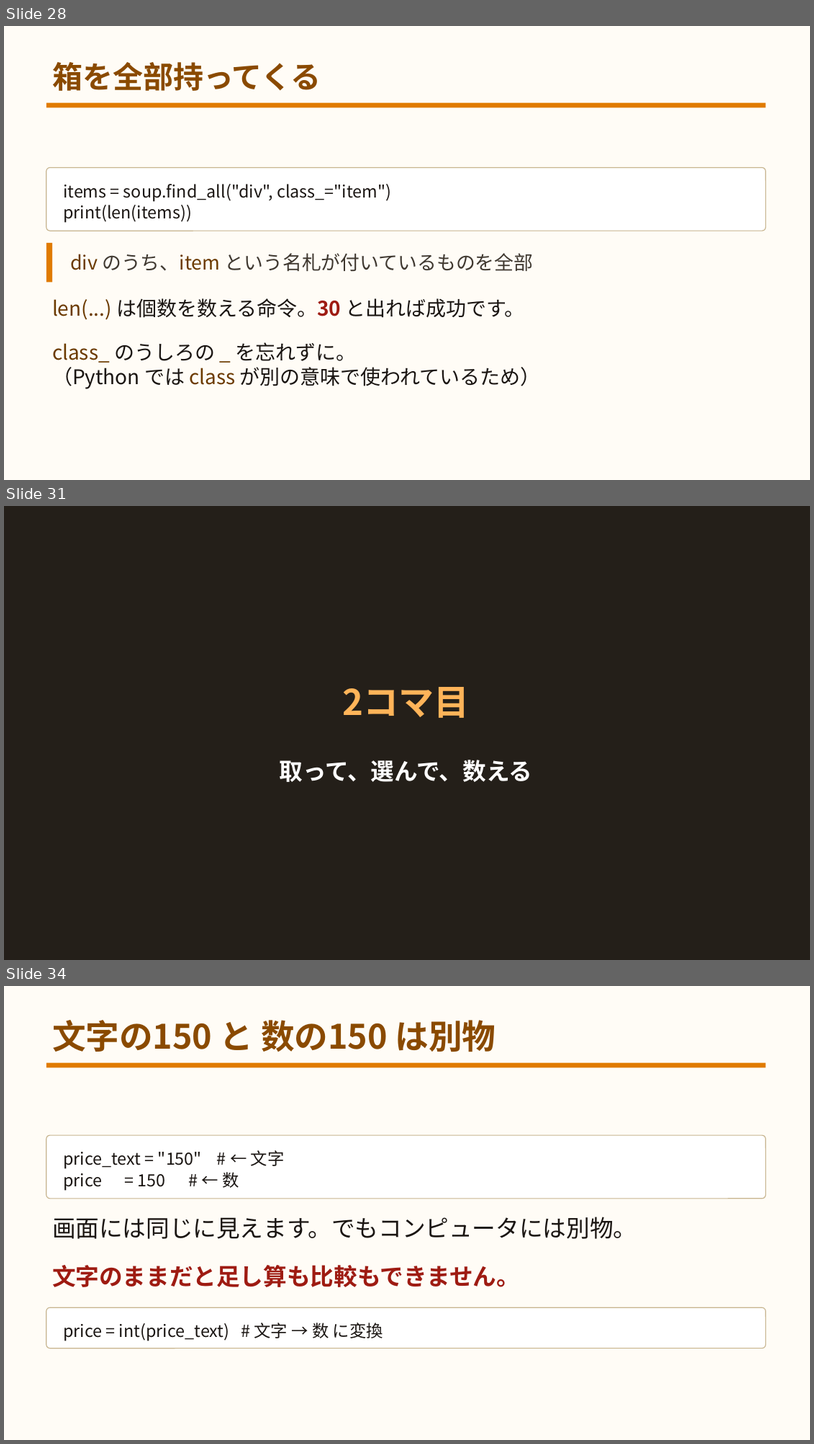
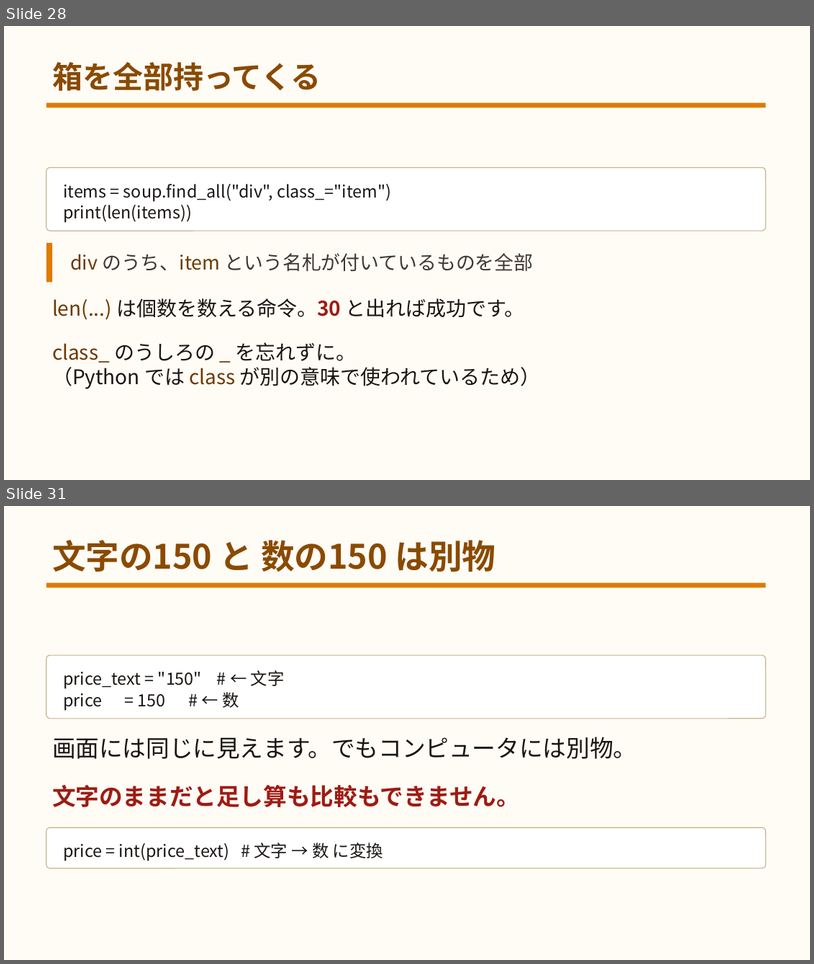
Before and after one commit to yuracode/isshop, a slide deck: docs/slides.pptx. Shown one above the other, each under a label of ours: slides 28, 31 and 34 before the commit, slides 28 and 31 after it; the slides between them are not shown. The pictures are 814x1444 and 814x964 pixels, drawn with LibreOffice and Linux fonts; fonts in the diff are those of the drawing. Boxes give left, top, right and bottom in pixels: in the first picture for what was removed or moved away, otherwise in the second. Text is boxed around its words. In the diff, an @@ line names an element or a change of style, - is before the commit and + after.

```diff
--- a/docs/slides.pptx
+++ b/docs/slides.pptx
@@ slide 31 removed at bbox=[4, 506, 810, 960], background #241F19 @@
@@ text removed at bbox=[343, 687, 470, 718] @@
-2コマ目
@@ text removed at bbox=[280, 759, 533, 782] @@
-取って、選んで、数える
@@ what was slide 34 is now slide 31 @@
```
Also in this commit, not shown: 2 slides changed, 2 other slides removed, 9 other files.
